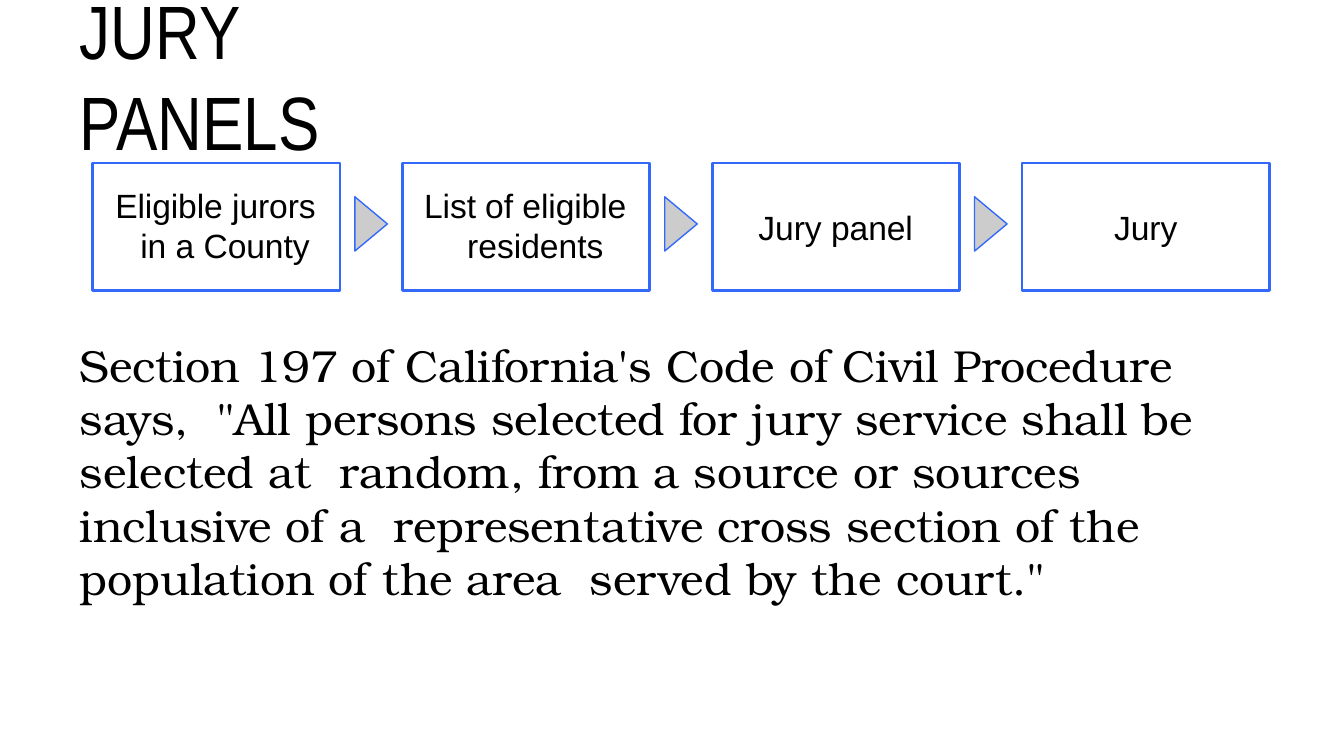
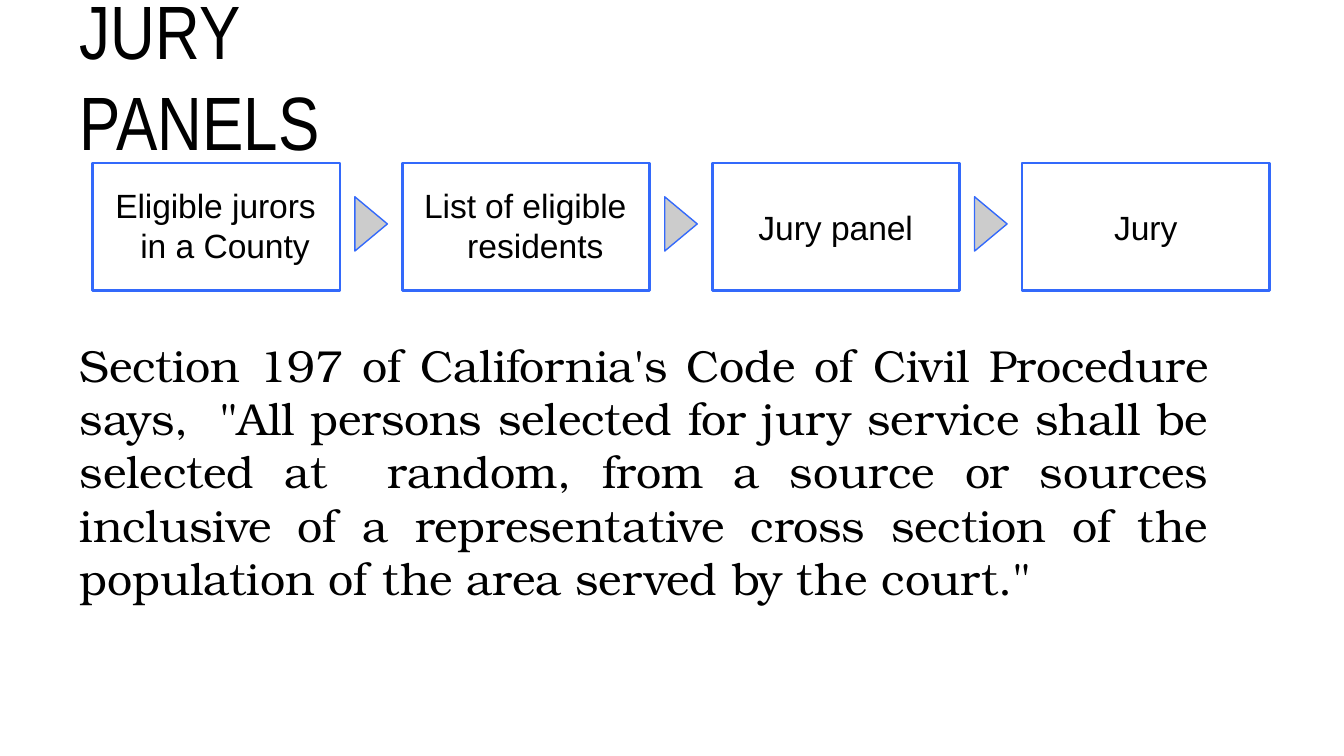
Before and after one commit to blprickett/current-Ling190D, a slide deck: slide 29 of module6/6-slides.pptx. Drawn at 1344x756 pixels with LibreOffice and Linux fonts; fonts in the diff are those of the drawing; background and template pictures are left out. Boxes give left, top, right and bottom in pixels: in the first picture for what was removed or moved away, otherwise in the second. Text is boxed around its words. In the diff, an @@ line names an element or a change of style, - is before the commit and + after.

```diff
--- a/module6/6-slides.pptx
+++ b/module6/6-slides.pptx
@@ text "Section 197 of California's Code ..." at bbox=[80, 349, 1209, 606]: alignment left to justified @@
```
Also in this commit, not shown: 4 other slides changed.
